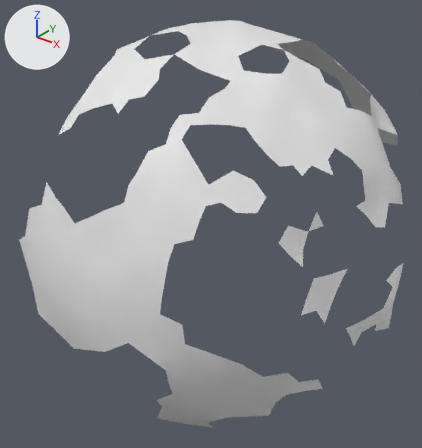
Two versions of the OBJ model res/final/onecam_fullvolume/04/cleanedup/FullVolium.000306.obj, one commit apart.
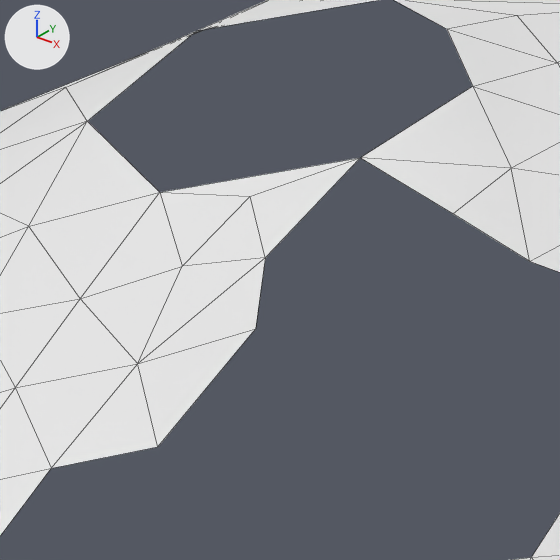
There are two pictures of each version: one whole from a 50 mm lens placed at (-165.7, 99.3, 245.5), pointed at (-292.5, 257.7, 147.2), one close up on the part from 29% to 48% of the width and 7% to 25% of the height. Arrows for +X, +Y and +Z are at upper left; the lights stay in place. The close-ups show mesh edges as thin lines. Where no turn or scale is listed for an object, it has been applied to the vertices.

The scene before the commit, as lines of its bpy script (objects in view):
```python
me_fullvolium_000306 = bpy.data.meshes.new('FullVolium.000306')
me_fullvolium_000306.from_pydata(...)  # 411 vertices, 630 faces; spans x -341.0..-220.0, y 193.0..338.0, z 69.0..219.0
# before: 14 (-292.0, 225.0, 203.0) at pixel (157, 446), 17 (-294.0, 234.0, 209.0) at pixel (265, 257), 35 (-297.0, 229.0, 205.0) at pixel (137, 363), 347 (-291.0, 230.0, 207.0) at pixel (255, 328)
ob_fullvolium_000306 = bpy.data.objects.new('FullVolium.000306', me_fullvolium_000306)
ob_fullvolium_000306.location = (0.0, 0.0, 0.0)
```
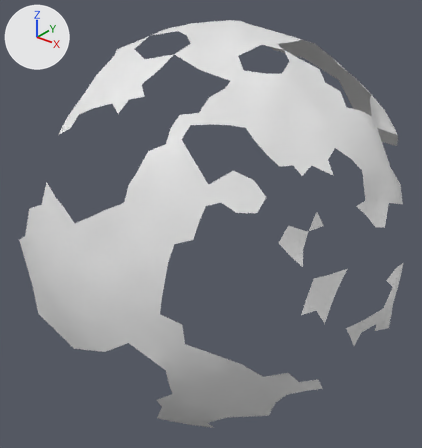
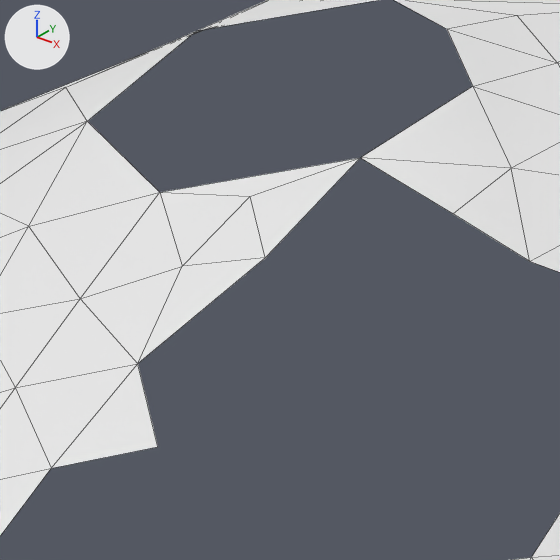
The edits, one by one:
me_fullvolium_000306 has 411 vertices, 630 faces and spans x -341.0..-220.0, y 193.0..338.0, z 69.0..219.0.
me_fullvolium_000306 is used by ob_fullvolium_000306; location (0.0, 0.0, 0.0).
Verts and faces of me_fullvolium_000306; kept vertices keep their numbers, new ones are numbered from 411.
Part 1, on me_fullvolium_000306:
Vertices deleted: 347 (with the faces that use them).

Boxes [x1, y1, x2, y2] around the edits, measured in the close-ups (560 x 560 px):
part 1 of me_fullvolium_000306, deleted
    before: [138, 259, 265, 446]
